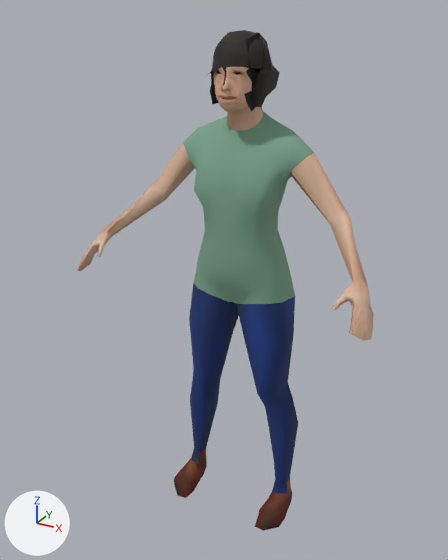
An edit to the glTF model assets/world/sitter_1.far.glb, drawn before and after from the same camera.
Before and after are seen from a 50 mm camera at (0.756, -1.518, 1.494) aimed at (-0.031, -0.088, 0.778). Lighting does not change. The marker at lower left points along +X, +Y and +Z. The first picture is the older version. Vertices at exactly the same position are counted once.

Names of what the first picture shows: 'person_mesh'.
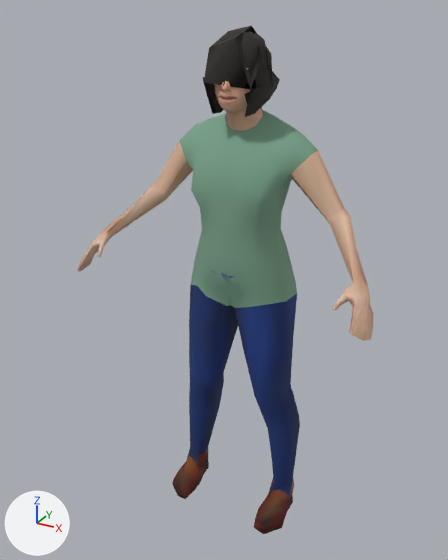
What differs and where, as boxes (x1, y1, x2, y2) in the pictures (448 x 560 px; the box of a moved part takes in the faces that stretch with it):
'person_mesh', reshaped
    before: (77, 30, 374, 531)
    after: (77, 26, 374, 534)
part 1 of me_person_mesh, rebuilt (7% wider, 23% taller)
    before: (207, 33, 279, 107)
    after: (203, 26, 280, 117)
part 2 of me_person_mesh, moved or reshaped
    before: (159, 107, 343, 531)
    after: (158, 110, 343, 534)
part 3 of me_person_mesh, recoloured
    before: (185, 446, 292, 526)
    after: (182, 449, 294, 534)

The change, as a diff of the scene's bpy script:
```diff
--- a/assets/world/sitter_1.far.glb.py
+++ b/assets/world/sitter_1.far.glb.py
@@ me_person_mesh @@
 # used by ob_person_mesh; location = (0.0, 0.0, 0.0)
-me_person_mesh.from_pydata(...)  # 789 vertices, 1554 faces; spans x -0.441..0.441, y -0.275..0.071, z 0.0..1.442
+me_person_mesh.from_pydata(...)  # 824 vertices, 1572 faces; spans x -0.441..0.441, y -0.275..0.082, z 0.0..1.453
+# me_person_mesh part 1: the loose piece of 29 vertices spanning x -0.081..0.083, y -0.134..0.032, z 1.264..1.438 is rebuilt with 29 vertices and now spans x -0.086..0.087, y -0.146..0.046, z 1.243..1.453
+# me_person_mesh part 2: 329 vertices moved from x -0.197..0.197, y -0.178..0.071, z 0.0..1.361 to x -0.205..0.205, y -0.191..0.082, z 0.0..1.362; 19 vertices added at x -0.135..0.1, y -0.138..0.06, z 0.815..0.841
+# me_person_mesh part 3: 56 kept faces spanning x -0.205..0.205, y -0.191..0.018, z 0.0..0.104 get new vertex colours; the middle colour goes from brown #5d2512 to brown #5f2511
+# other edits to the shape of me_person_mesh do not show in these pictures
 me_person_mesh.materials.append(mat_color_bob02)
```
